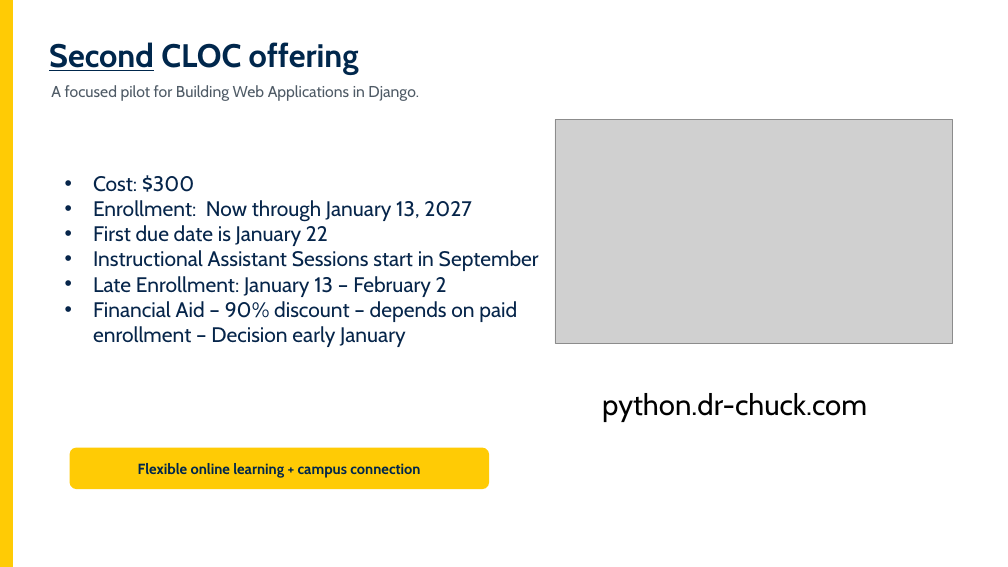
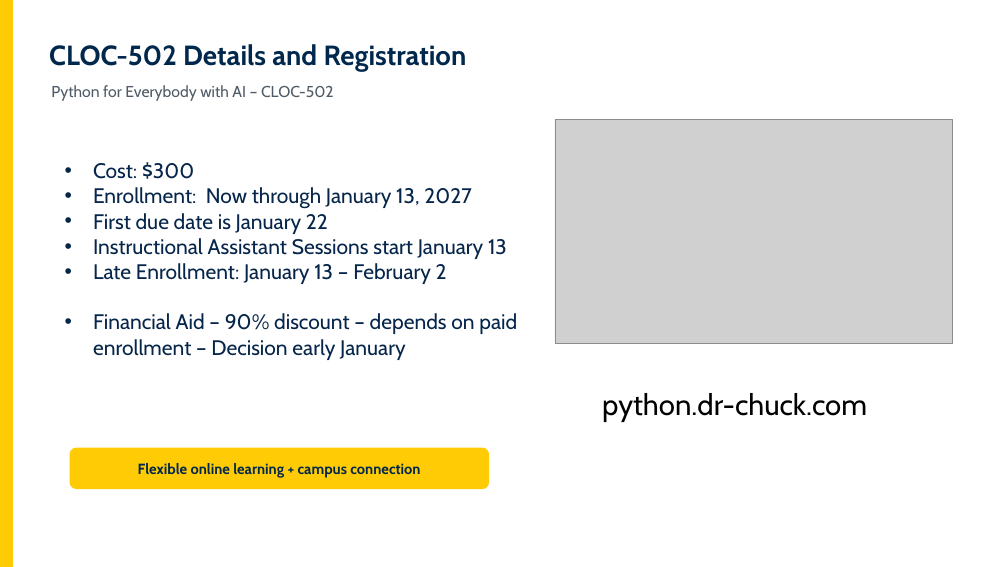
Before and after one commit to csev/talks, a slide deck: slide 7 of 2026/2026-10-30-Python_CLOC_Open_Course.pptx (slide 6 before the commit). Drawn at 1008x567 pixels with LibreOffice and Linux fonts; fonts in the diff are those of the drawing; grey boxes stand for pictures. Boxes give left, top, right and bottom in pixels: in the first picture for what was removed or moved away, otherwise in the second. Text is boxed around its words. In the diff, an @@ line names an element or a change of style, - is before the commit and + after.

Commit message:
Updates

```diff
--- a/2026/2026-10-30-Python_CLOC_Open_Course.pptx
+++ b/2026/2026-10-30-Python_CLOC_Open_Course.pptx
@@ text at [49, 44, 467, 71]: text changed; size 31 to 26.4 pt @@
-Second CLOC offering
+CLOC-502 Details and Registration
@@ text at [51, 85, 334, 101]: text changed @@
-A focused pilot for Building Web Applications in Django.
+Python for Everybody with AI – CLOC-502
@@ text at [93, 238, 507, 259]: text changed @@
-• Instructional Assistant Sessions start in September
+• Instructional Assistant Sessions start January 13
```
Also in this commit, not shown: 4 other slides changed, 2 slides added, 1 slide removed.
